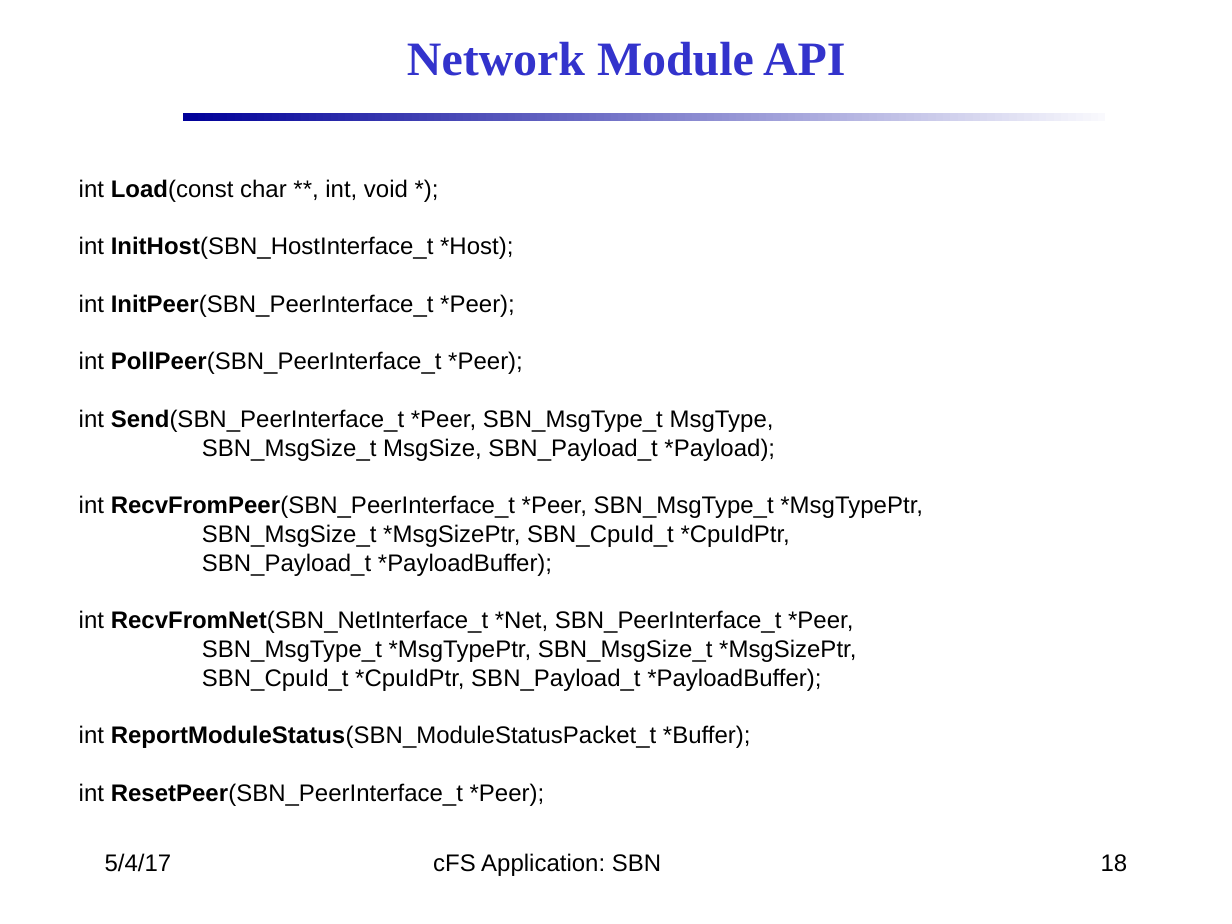
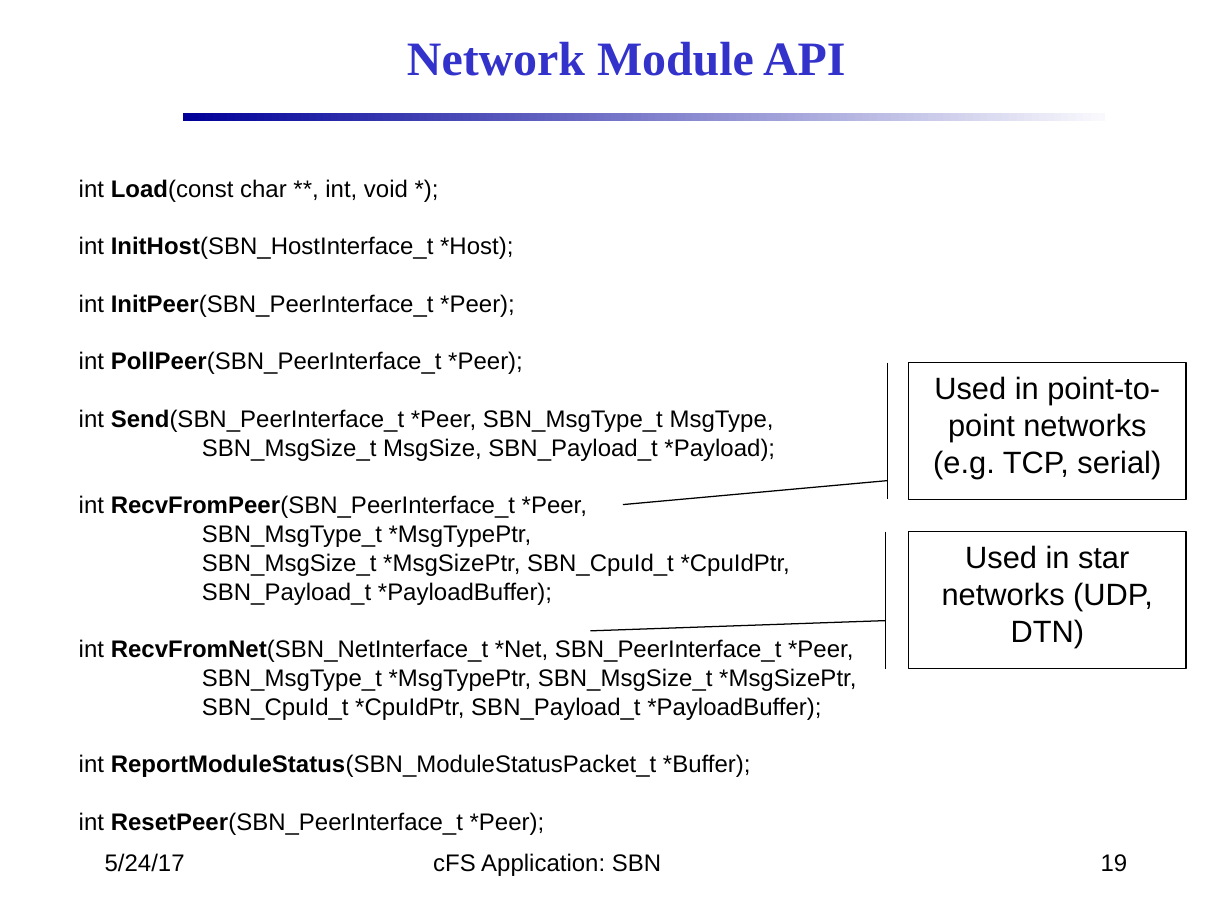
Before and after one commit to nasa/SBN, a slide deck: slide 19 of docs/SBN_Design.pptx (slide 18 before the commit). Drawn at 1232x924 pixels with LibreOffice and Linux fonts; fonts in the diff are those of the drawing; background and template pictures are left out. Boxes give left, top, right and bottom in pixels: in the first picture for what was removed or moved away, otherwise in the second. Text is boxed around its words. In the diff, an @@ line names an element or a change of style, - is before the commit and + after.

```diff
--- a/docs/SBN_Design.pptx
+++ b/docs/SBN_Design.pptx
@@ accent border callout added at [909,362,1186,499], outline #000000 0.75 pt, 18 pt, text #000000 @@
+Used in point-to-point networks (e.g. TCP, serial)
@@ text at [79,495,587,547]: text changed @@
-int RecvFromPeer(SBN_PeerInterface_t *Peer, SBN_MsgType_t *MsgTypePtr,
+int RecvFromPeer(SBN_PeerInterface_t *Peer,
+SBN_MsgType_t *MsgTypePtr,
@@ accent border callout added at [909,532,1186,669], outline #000000 0.75 pt, 18 pt, text #000000 @@
+Used in star networks (UDP, DTN)
@@ text at [105,853,185,872]: text changed @@
-5/4/17
+5/24/17
@@ page number at [1101,854,1128,872]: text changed @@
-18
+19
```
Also in this commit, not shown: 17 other slides changed, 1 slide added, 3 slides removed.
